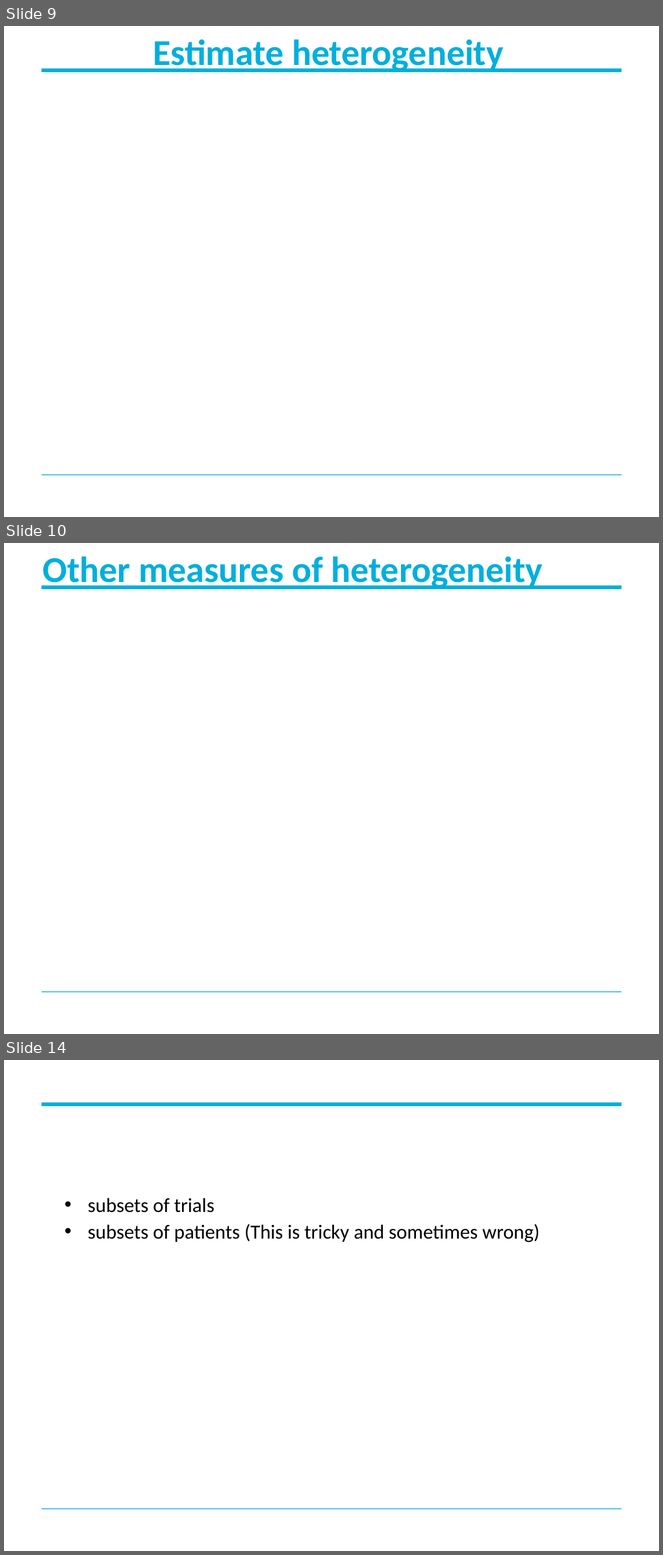
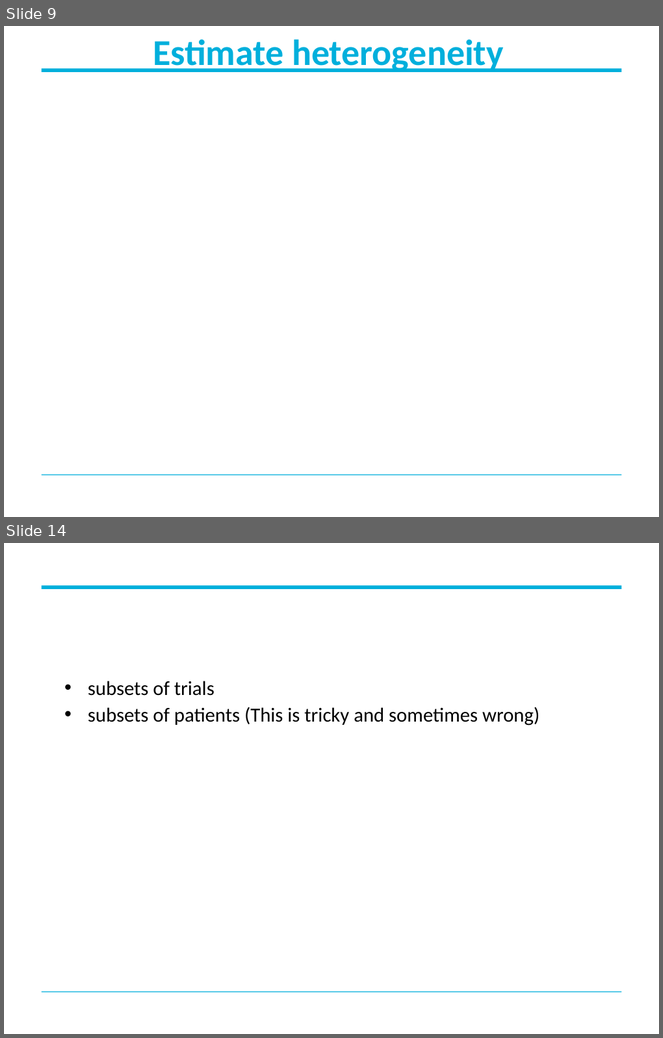
Before and after one commit to Fideborios/meta-analysis, a slide deck: Meta-reg_SA_Heterogeneity.pptx. Shown one above the other, each under a label of ours: slides 9, 10 and 14 before the commit, slides 9 and 14 after it; the slides between them are not shown. The pictures are 663x1555 and 663x1038 pixels, drawn with LibreOffice and Linux fonts; fonts in the diff are those of the drawing; grey boxes stand for pictures; background and template pictures are left out. Boxes give left, top, right and bottom in pixels: in the first picture for what was removed or moved away, otherwise in the second. Text is boxed around its words. In the diff, an @@ line names an element or a change of style, - is before the commit and + after.

```diff
--- a/Meta-reg_SA_Heterogeneity.pptx
+++ b/Meta-reg_SA_Heterogeneity.pptx
@@ slide 10 removed at bbox=[4, 543, 659, 1034], background #FFFFFF; not listed: 2 template elements that a slide beside it also shows @@
@@ title removed at bbox=[42, 556, 543, 589] @@
-Other measures of heterogeneity
```
Also in this commit, not shown: 20 slides changed, 13 other files.
